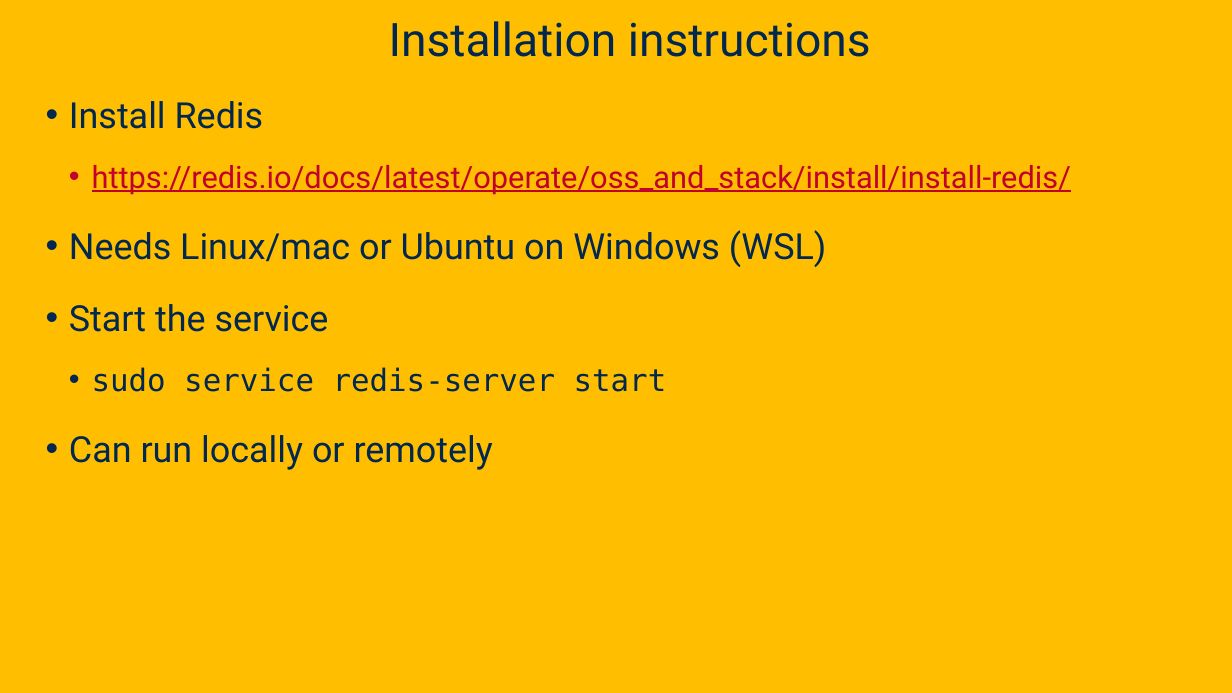
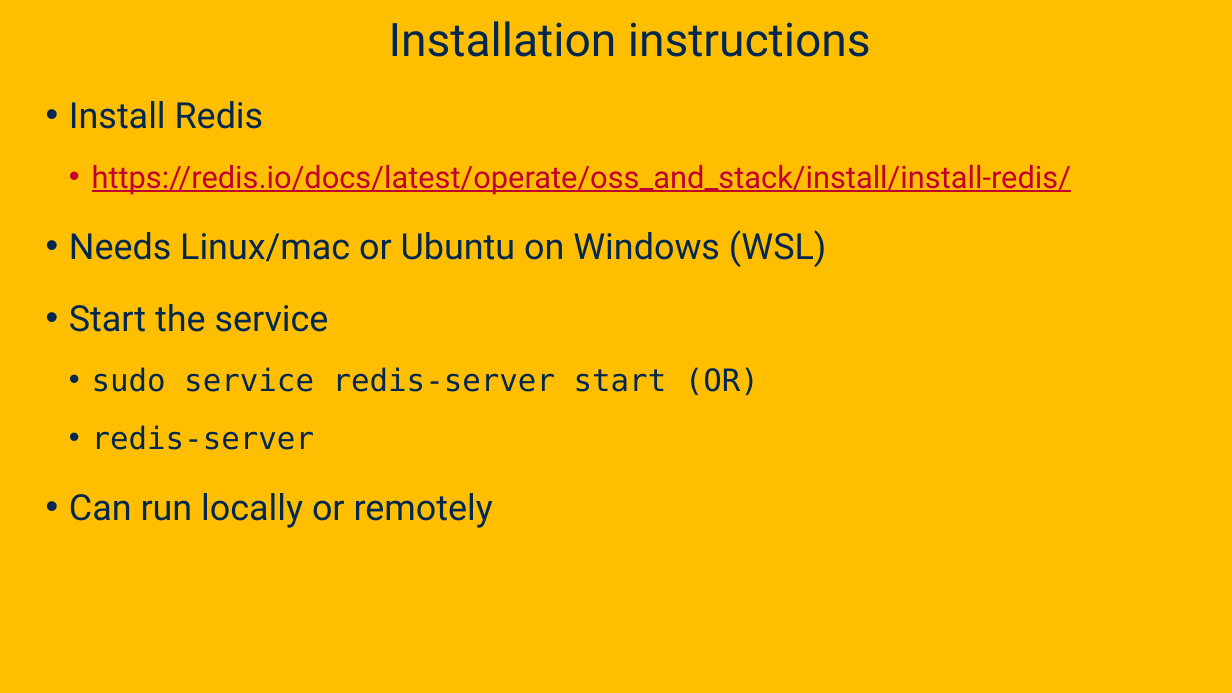
Before and after one commit to davsec-teaching/ecs160-f25, a slide deck: slide 4 of slides/Discussion1_Redis.pptx. Drawn at 1232x693 pixels with LibreOffice and Linux fonts; fonts in the diff are those of the drawing; background and template pictures are left out. Boxes give left, top, right and bottom in pixels: in the first picture for what was removed or moved away, otherwise in the second. Text is boxed around its words. In the diff, an @@ line names an element or a change of style, - is before the commit and + after.

Commit message:
updates to redis slides

```diff
--- a/slides/Discussion1_Redis.pptx
+++ b/slides/Discussion1_Redis.pptx
@@ text at [92,367,759,450]: text changed @@
-  • sudo service redis-server start
+  • sudo service redis-server start (OR)
+  • redis-server
```
Also in this commit, not shown: 2 other slides changed.
